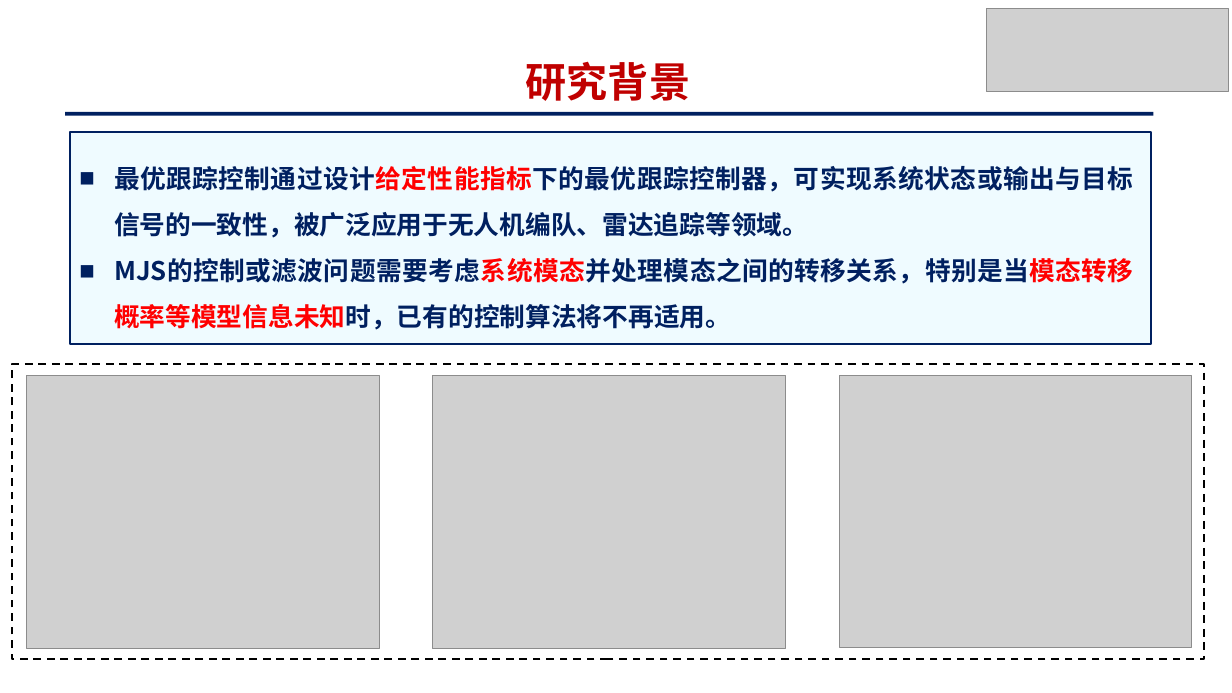
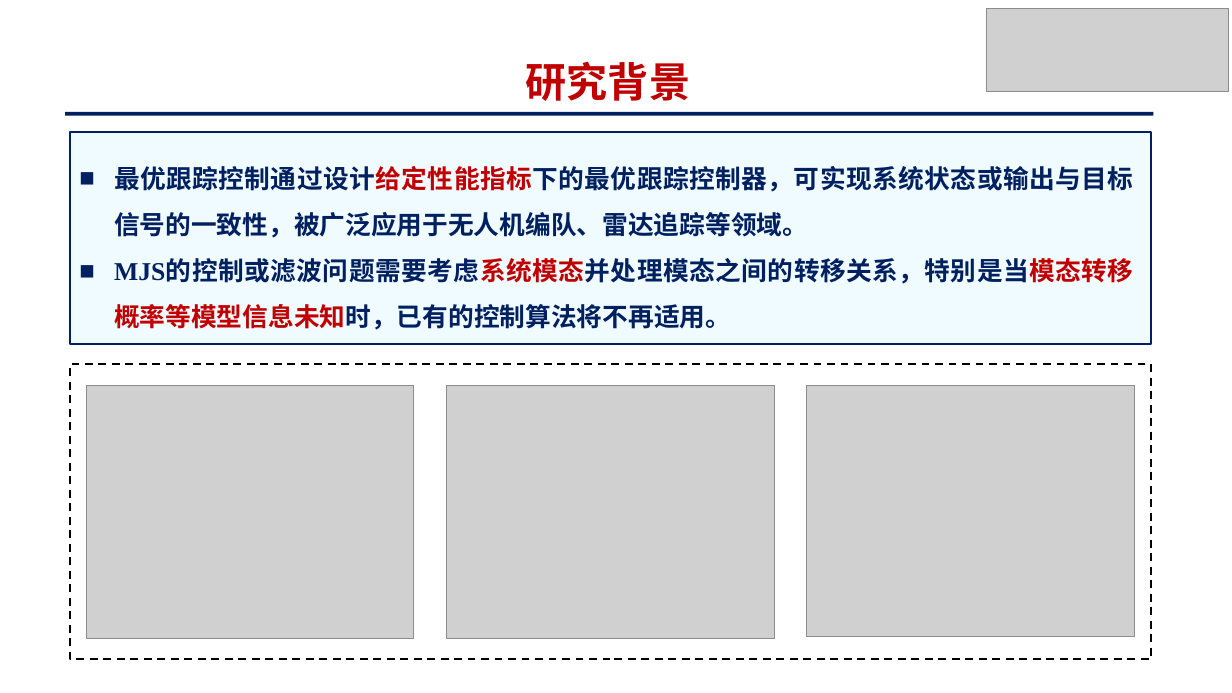
Before and after one commit to yck0609/master-thesis, a slide deck: slide 4 of PPT/基于策略迭代的马尔可夫跳变系统最优跟踪控制_姚才康.pptx. Drawn at 1232x693 pixels with LibreOffice and Linux fonts; fonts in the diff are those of the drawing; grey boxes stand for pictures. Boxes give left, top, right and bottom in pixels: in the first picture for what was removed or moved away, otherwise in the second. Text is boxed around its words. In the diff, an @@ line names an element or a change of style, - is before the commit and + after.

```diff
--- a/PPT/基于策略迭代的马尔可夫跳变系统最优跟踪控制_姚才康.pptx
+++ b/PPT/基于策略迭代的马尔可夫跳变系统最优跟踪控制_姚才康.pptx
@@ text "最优跟踪控制通过设计给定性能指标下的最优跟踪控制器，可实现系统状态或输出与目标信号的一致性，被广泛应用于无人机编队、雷达 ..." at (114,166,1134,330): text colour #FF0000 to #C00000 in "最优跟踪控制通过设计给定性能指标下的最优跟踪控制器，可实现系统状态或输出与目标信号的一致性，被广泛应用于无人机编队、雷达 ...", "MJS的控制或滤波问题需要考虑系统模态并处理模态之间的转移关系，特别是当模态转移概率等模型信息未知时，已有的控制算法将不 ..."; font Noto Sans CJK SC to Times New Roman in "MJS的控制或滤波问题需要考虑系统模态并处理模态之间的转移关系，特别是当模态转移概率等模型信息未知时，已有的控制算法将不 ..." @@
@@ rectangle: place and size @@
-rectangle at (12,364,1204,660)
+rectangle at (70,364,1151,660)
@@ picture: place and size @@
-picture at (27,375,380,648)
+picture at (87,385,414,639)
@@ picture: place and size @@
-picture at (433,375,786,648)
+picture at (447,385,775,639)
@@ picture: place and size @@
-picture at (839,375,1192,647)
+picture at (807,385,1134,638)
```
Also in this commit, not shown: 4 other slides changed, 18 slides added, 7 slides removed, 15 other files.
